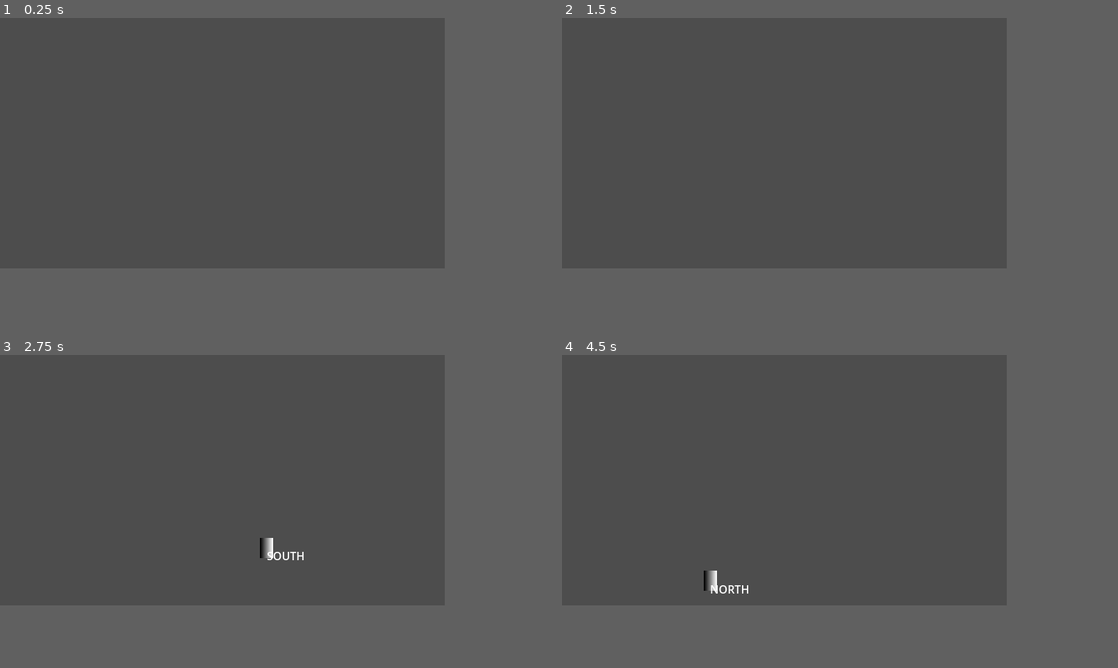
Above: before the commit, frames 1-4 (two rows, left to right).
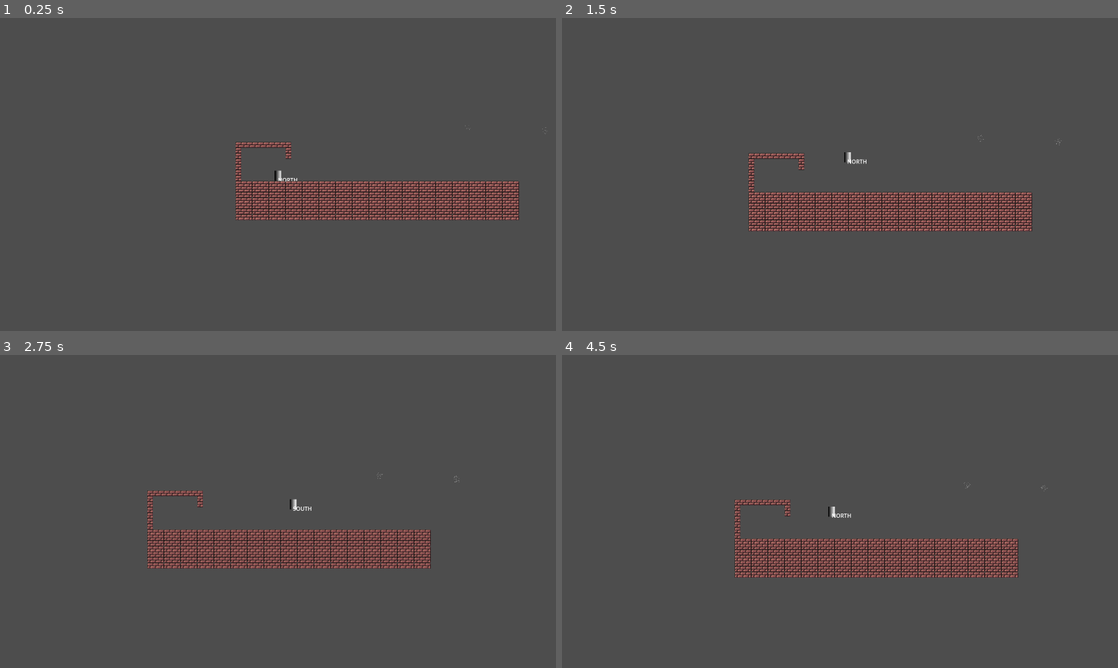
Above: after the commit, the same moments.

Repository: RichardMJaks/gamecamp-2025
Game: Godot game, scene res://debug.tscn
Same seed, same stepped clock (60 frames per second), same inputs: the game is played once before the commit and once after it.
Inputs (mouse positions are in pixels of both pictures, inside the frame that each line leads up to):
- Up to frame 1 (0.25 s): no input
- Up to frame 2 (1.5 s): move the mouse to (884, 130) at 0.52 s; hold D (m_right) 0.53-1.28 s; click (884, 130) at 0.6 s; tap Space (m_jump) at 0.77 s; move the mouse to (695, 155) at 1.27 s; hold S (m_down) from 1.28 s (still down); click (695, 155) at 1.35 s
- Up to frame 3 (2.75 s): tap Space (m_jump) at 1.52 s; move the mouse to (266, 423) at 2.02 s; release S (m_down) at 2.03 s; hold D (m_right) from 2.03 s (still down); click (266, 423) at 2.1 s
- Up to frame 4 (4.5 s): move the mouse to (762, 530) at 2.77 s; release D (m_right) at 2.78 s; hold W (m_up) 2.78-3.53 s; click (762, 530) at 2.85 s; tap Space (m_jump) at 3.02, 3.77 s; move the mouse to (917, 517) at 3.52 s; hold A (m_left) from 3.53 s (still down); click (917, 517) at 3.6 s; move the mouse to (650, 442) at 4.27 s; click (650, 442) at 4.35 s
The window is 640x360 before the commit and 800x450 after it. Grey fills any space a smaller window leaves; there, only what the larger window draws over its background counts as a difference.

The runs differ from the first frame. In frame 1, 6.6% of the frame differs, in the area x 42-99%, y 34-65%; in frame 2, 6.7%; in frame 3, 6.7%; in frame 4, 6.9%, in the area x 25-88%, y 40-77%.

Commit message:
Add simple camera and change resolution

Diff:
--- a/debug.tscn
+++ b/debug.tscn
@@ -115,7 +115,7 @@
 speed = 15.0
 acceleration_time = 0.3
 deceleration_time = 0.1
-jump_height = 100.0
+jump_height = 10.0
 gravity_direction = Vector2i(0, 1)
 
 [node name="TileMapLayer" type="TileMapLayer" parent="."]
@@ -132,7 +132,7 @@
 launch_power = 500.0
 
 [node name="FloorMagnet" parent="." instance=ExtResource("8_pk40j")]
-position = Vector2(741, 448)
+position = Vector2(695, 448)
 collision_layer = 2
 collision_mask = 2
 launch_power = 500.0
@@ -141,11 +141,13 @@
 position = Vector2(375, 448)
 collision_layer = 2
 collision_mask = 2
+launch_power = 5000.0
 pole = 0
 
 [node name="RadialMagnet3" parent="." instance=ExtResource("5_obyai")]
 position = Vector2(948, 337)
+radius = 90.0
 
 [node name="RadialMagnet4" parent="." instance=ExtResource("5_obyai")]
-position = Vector2(933, 437)
+position = Vector2(726, 328)
 radius = 24.035
--- a/player/fsm/states/move_state.gd
+++ b/player/fsm/states/move_state.gd
@@ -88,8 +88,9 @@
 	if not player.current_magnet is FloorMagnet:
 		return
 	# We can fairly assume that player is not on floor when not being attracted
-	if not player.is_on_floor():
-		return
+	# no, we cannot :)
+	#if not player.is_on_floor():
+		#return
 
 	change_state.emit(floor_magnet_state)
 
--- a/player/player.tscn
+++ b/player/player.tscn
@@ -23,7 +23,6 @@
 speed = 800.0
 acceleration_time = 0.5
 deceleration_time = 0.3
-jump_height = 1000.0
 gravity_direction = Vector2i(0, -1)
 radial_magnet_state = NodePath("StateMachine/radial_magnet_state")
 
@@ -71,5 +70,8 @@
 move_state = NodePath("../move_state")
 metadata/_custom_type_script = "uid://bgm0tvh7wkq7i"
 
+[node name="Camera2D" type="Camera2D" parent="."]
+position_smoothing_enabled = true
+
 [connection signal="area_entered" from="AttractionArea" to="." method="_on_entered_magnet_range"]
 [connection signal="area_exited" from="AttractionArea" to="." method="_on_exited_magnet_range"]
--- a/project.godot
+++ b/project.godot
@@ -21,8 +21,8 @@
 
 [display]
 
-window/size/viewport_width=640
-window/size/viewport_height=360
+window/size/viewport_width=1600
+window/size/viewport_height=900
 window/stretch/mode="viewport"
 
 [input]
